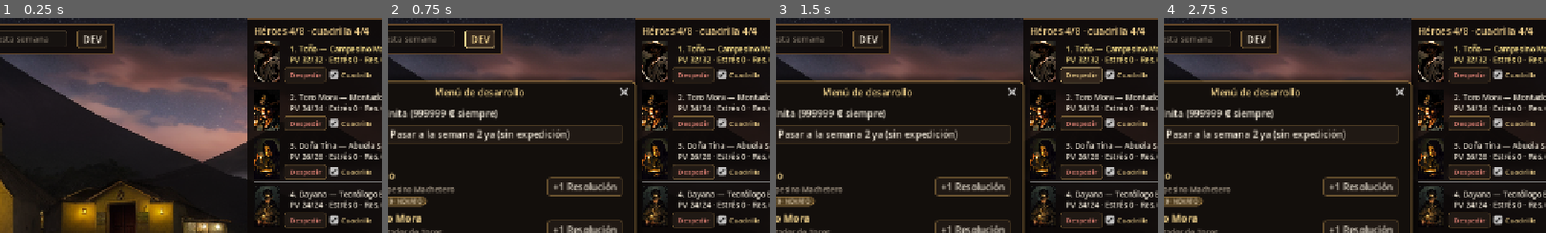
Above: before the commit, frames 1-4 (left to right).
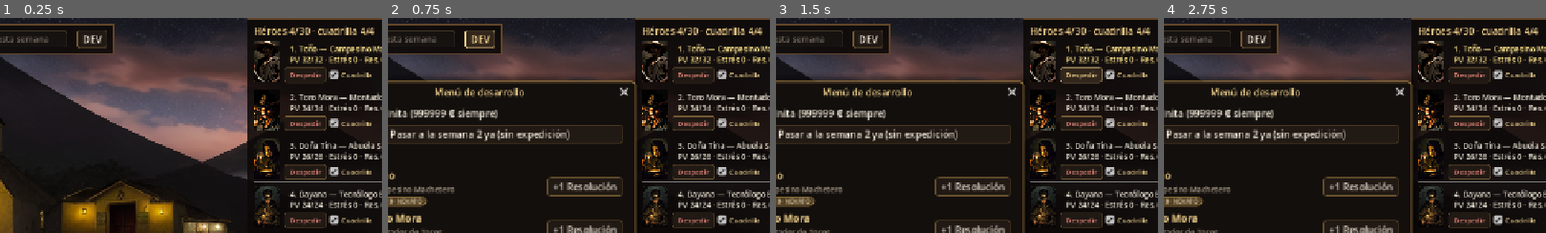
Above: after the commit, the same moments.

Repository: betexcr/darkest-tico
Game: Godot game, scene res://scenes/bootstrap/main.tscn
The game is run twice, just before and just after one commit, with the same random seed, the same clock (stepped at 60 frames per second) and the same inputs.
Inputs:
- Up to frame 1 (0.25 s): no input
- Up to frame 2 (0.75 s): click "DEV" at 0.5 s
- Up to frame 3 (1.5 s): click "Despedir" at 1.25 s
- Up to frame 4 (2.75 s): click "Cuadrilla" at 2 s
The pictures show only the part of the screen within x 38-88%, y 0-50%; the shares and areas given below are measured in that part.

The runs differ from the first frame. In frame 1, 0.5% of the frame differs, in the area x 78-98%, y 3-8%; in frame 2, 0.5%; in frame 3, 0.5%; in frame 4, 0.5%.

Commit message:
P4-22: Clínica card rows, quirk badge tooltips, 18 new Tico quirks, 30 beds
Co-Authored-By: Claude Opus 5.5 <noreply@anthropic.com>
Claude-Session: https://claude.ai/code/session_01Cq1nnfCsSoxUJverGyPeCM

Diff:
--- a/data/balance.json
+++ b/data/balance.json
@@ -109,7 +109,7 @@
   },
   "limits": {
     "_doc": "Owner 2026-11-12: tunable limits. The party size (4) stays in code: the stage, positions 1-4 and the hub are built around it.",
-    "roster_cap": 8,
+    "roster_cap": 30,
     "inventory_slots": 24,
     "recruit_pool": 3,
     "graveyard_cap": 12
--- a/data/quirks.json
+++ b/data/quirks.json
@@ -17,6 +17,22 @@
       "desc": "Cuarenta años de machete le dejaron un brazo de hierro.", "mods": { "dmg_pct": 10 } },
     { "id": "devoto_de_la_negrita", "name": "Devoto de la Negrita", "kind": "positive",
       "desc": "Hizo la romería a pie y se nota: algo lo cuida.", "mods": { "stress_pct": -5, "prot": 2 } },
+    { "id": "ojo_de_boyero", "name": "Ojo de boyero", "kind": "positive",
+      "desc": "Ve venir el aguacero y la emboscada desde el otro potrero.", "mods": { "accuracy": 3, "dodge": 2 } },
+    { "id": "mano_de_tortillera", "name": "Mano de tortillera", "kind": "positive",
+      "desc": "Palmea mil tortillas al día: cada golpe sale parejito y certero.", "mods": { "accuracy": 3, "crit": 1 } },
+    { "id": "aguantador", "name": "Aguantador", "kind": "positive",
+      "desc": "Tres turnos seguidos en la bananera. Esto no es nada.", "mods": { "prot": 3, "stress_pct": -5 } },
+    { "id": "lengua_de_serenata", "name": "Lengua de serenata", "kind": "positive",
+      "desc": "Canta boleros en lo oscuro y a todos se les pasa el susto.", "mods": { "stress_pct": -8 } },
+    { "id": "patas_de_cabro", "name": "Patas de cabro", "kind": "positive",
+      "desc": "Creció subiendo y bajando cuestas en Tarrazú.", "mods": { "speed": 1, "dodge": 3 } },
+    { "id": "sangre_de_toreador", "name": "Sangre de toreador", "kind": "positive",
+      "desc": "Se tiró al redondel en Zapote y salió con la camisa intacta.", "mods": { "crit": 2, "dmg_pct": 5 } },
+    { "id": "mas_tico_que_el_gallo_pinto", "name": "Más tico que el gallo pinto", "kind": "positive",
+      "desc": "Con un cafecito y un pinto aguanta lo que le echen.", "mods": { "prot": 2, "stress_pct": -5 } },
+    { "id": "chispa", "name": "Chispa", "kind": "positive",
+      "desc": "Despierto, rápido y con la respuesta en la punta de la lengua.", "mods": { "speed": 1, "crit": 2 } },
 
     { "id": "miedo_a_la_oscuridad", "name": "Le tiene miedo a la oscuridad", "kind": "negative",
       "desc": "Duerme con la luz prendida desde chiquito.", "mods": { "stress_pct": 10 } },
@@ -34,12 +50,32 @@
       "desc": "Desde lo del padre no pone un pie en la iglesia.", "mods": { "stress_pct": 5 }, "refuses": ["iglesia"] },
     { "id": "no_le_entra_el_guaro", "name": "No le entra el guaro", "kind": "negative",
       "desc": "Una vez se tomó uno y todavía se acuerda. A la cantina no va.", "mods": { "dmg_pct": -5 }, "refuses": ["cantina"] },
+    { "id": "torta_andante", "name": "Torta andante", "kind": "negative",
+      "desc": "Si algo se puede regar, lo riega. Si se puede caer, se cae.", "mods": { "accuracy": -3, "dodge": -2 } },
+    { "id": "chismoso", "name": "Chismoso", "kind": "negative",
+      "desc": "Cuenta todo lo que vio en el sótano, con detalles inventados. Nadie descansa.", "mods": { "stress_pct": 8 } },
+    { "id": "manos_de_mantequilla", "name": "Manos de mantequilla", "kind": "negative",
+      "desc": "Se le resbala el machete en el peor momento.", "mods": { "crit": -2, "dmg_pct": -5 } },
+    { "id": "goma_eterna", "name": "Goma eterna", "kind": "negative",
+      "desc": "Lo de anoche en las fiestas todavía le pesa. Cada día.", "mods": { "speed": -1, "accuracy": -3 } },
+    { "id": "alma_de_feriado", "name": "Alma de feriado", "kind": "negative",
+      "desc": "Ya está pensando en el puente del lunes. El trabajo, después.", "mods": { "speed": -2, "stress_pct": 5 } },
+    { "id": "corazon_de_pollo", "name": "Corazón de pollo", "kind": "negative",
+      "desc": "Brinca con el ruido de una iguana. Imagínese con un espanto.", "mods": { "stress_pct": 10, "dodge": -2 } },
+    { "id": "pleitero", "name": "Pleitero", "kind": "negative",
+      "desc": "Se mete en el pleito ajeno y siempre sale golpeado.", "mods": { "prot": -3, "dodge": -2 } },
+    { "id": "pereza_de_misa", "name": "Le tiene pereza a la misa", "kind": "negative",
+      "desc": "Dice que el padre habla muy largo. Prefiere sufrir en la casa.", "mods": { "stress_pct": 3 }, "refuses": ["iglesia"] },
 
     { "id": "dengue", "name": "Dengue", "kind": "disease",
       "desc": "Un zancudo del sótano. Fiebre, dolor de huesos y cero ganas.", "mods": { "speed": -2, "dmg_pct": -10 } },
     { "id": "tos_de_perro", "name": "Tos de perro", "kind": "disease",
       "desc": "Una tos seca que no lo deja ni apuntar ni dormir.", "mods": { "accuracy": -5, "stress_pct": 5 } },
     { "id": "mal_de_ojo", "name": "Mal de ojo", "kind": "disease",
-      "desc": "Alguien en el sótano le echó el ojo. Nada le sale bien.", "mods": { "crit": -3, "stress_pct": 10 } }
+      "desc": "Alguien en el sótano le echó el ojo. Nada le sale bien.", "mods": { "crit": -3, "stress_pct": 10 } },
+    { "id": "sereno", "name": "Sereno", "kind": "disease",
+      "desc": "Anduvo de noche sin abrigo y le cayó el sereno. Moquea y tiembla.", "mods": { "speed": -1, "prot": -3 } },
+    { "id": "empacho", "name": "Empacho", "kind": "disease",
+      "desc": "Se comió las sobras del sótano. La abuela le jala el cuerito y nada.", "mods": { "dodge": -3, "dmg_pct": -5 } }
   ]
 }
--- a/scripts/hacienda/hacienda_hub.gd
+++ b/scripts/hacienda/hacienda_hub.gd
@@ -400,27 +400,39 @@
 		_add_clinic_button(h, closed)
 
 
+## One card row per hero, like the Terminal's (owner 2026-11-19): portrait, name, class
+## and resolve; PV and stress; the quirk badges (hover: what each does); "Tratar" opens
+## the hero's Clínica card.
 func _add_clinic_button(h: Dictionary, closed: bool = false) -> void:
+	var panel := PanelContainer.new()
+	panel.add_theme_stylebox_override("panel", CardScript.flat(Color(0.1, 0.075, 0.06), Color(0.5, 0.38, 0.22, 0.7), 1, 4, 10))
 	var row := HBoxContainer.new()
-	row.add_theme_constant_override("separation", 10)
-	row.add_child(HeroCardScript.header(h, 40.0))
-	row.get_child(0).size_flags_horizontal = Control.SIZE_EXPAND_FILL
-	var b = CardButtonScript.new()
+	row.add_theme_constant_override("separation", 14)
+	panel.add_child(row)
+	var head: Control = HeroCardScript.header(h, 56.0)
+	head.custom_minimum_size = Vector2(230, 0)
+	row.add_child(head)
+	var info := VBoxContainer.new()
+	info.size_flags_horizontal = Control.SIZE_EXPAND_FILL
+	info.add_theme_constant_override("separation", 6)
 	var qs: Array = QuirksScript.of(h)
-	var n: int = qs.size()
-	b.text = "Clínica de Espantos — rasgos de %s (%d)" % [h.get("name", "?"), n]
-	b.custom_minimum_size = Vector2(250, 0)
+	var stay: String = " · en la Clínica esta semana" if GameState.in_clinic(h) else ""
+	info.add_child(CardScript.label("PV %d/%d · Estrés %d%s" % [int(h.get("hp", 0)), int(h.get("hp_max", 0)), int(h.get("stress", 0)), stay], 13, CardScript.TEXT, false))
+	if qs.is_empty():
+		info.add_child(CardScript.label("Sin rasgos ni enfermedades.", 12, CardScript.MUTED, false))
+	else:
+		info.add_child(HeroCardScript.quirk_chips(h))
+	row.add_child(info)
+	var b := Button.new()
+	b.text = "Tratar\n(%d)" % qs.size()
+	b.custom_minimum_size = Vector2(110, 0)
 	b.size_flags_vertical = Control.SIZE_SHRINK_CENTER
-	b.clip_text = true
-	b.tooltip_text = "Clínica de Espantos\nQuitar rasgos malos, fijar o quitar los buenos y curar enfermedades."
-	var names: Array = qs.map(func(e): return str(QuirksScript.get_quirk(str(e["id"])).get("name", "")))
-	b.card = func(): return CardScript.text_card("Rasgos de %s" % h.get("name", "?"),
-		["Quitar rasgos malos, fijar o quitar los buenos y curar enfermedades."], names,
-		"Clic para abrir su ficha." if n > 0 else "%s no tiene rasgos ni enfermedades." % h.get("name", "?"))
-	b.disabled = n == 0 or closed
+	b.disabled = qs.is_empty() or closed
+	b.tooltip_text = "Clínica de Espantos — cerrada esta semana" if closed else ("Clínica de Espantos\nQuitar rasgos malos, fijar o quitar los buenos y curar enfermedades de %s." % h.get("name", "?"))
 	b.pressed.connect(_show_clinic.bind(h))
 	row.add_child(b)
-	_clinic_box.add_child(row)
+	panel.set_meta("treat", b)
+	_clinic_box.add_child(panel)
 
 
 ## The Clínica card for one hero (P3-06, restyled P4-15): hero header, then one row per
--- a/scripts/ui/hero_card.gd
+++ b/scripts/ui/hero_card.gd
@@ -56,8 +56,24 @@
 	for e in QuirksScript.of(h):
 		var q: Dictionary = QuirksScript.get_quirk(str(e["id"]))
 		var name: String = str(q.get("name", "")) + (" · fijado" if bool(e.get("locked", false)) else "")
-		flow.add_child(C.chip(name, QUIRK_COLORS.get(str(q.get("kind", "")), C.MUTED), 10))
+		var chip: Control = C.chip(name, QUIRK_COLORS.get(str(q.get("kind", "")), C.MUTED), 10)
+		chip.tooltip_text = quirk_tooltip(str(e["id"]), bool(e.get("locked", false)))
+		chip.mouse_filter = Control.MOUSE_FILTER_STOP
+		flow.add_child(chip)
 	return flow
+
+
+## Tooltip for a quirk badge (owner 2026-11-19): name, kind, flavour, then what it does.
+static func quirk_tooltip(id: String, locked: bool = false) -> String:
+	var q: Dictionary = QuirksScript.get_quirk(id)
+	var kind: String = {"positive": "Rasgo bueno", "negative": "Rasgo malo", "disease": "Enfermedad"}.get(str(q.get("kind", "")), "")
+	var lines: PackedStringArray = PackedStringArray(["%s — %s" % [q.get("name", id), kind], str(q.get("desc", "")),
+		"Efecto: " + QuirksScript.mods_text(id)])
+	if locked:
+		lines.append("Fijado: no se pierde con rasgos nuevos.")
+	elif str(q.get("kind", "")) == "disease":
+		lines.append("Se cura en la Clínica de Espantos.")
+	return "\n".join(lines)
 
 
 static func build(h: Dictionary, note: String = "", warning: String = "", extra_lines: Array = []) -> Control:
--- a/tests/test_quirks.gd
+++ b/tests/test_quirks.gd
@@ -140,8 +140,20 @@
 	var hub = load("res://scenes/hacienda/hacienda_hub.tscn").instantiate()
 	root.add_child(hub)
 	await process_frame
-	var clinic: Array = hub._clinic_box.get_children().filter(func(c): return c is HBoxContainer and str(c.get_child(1).text).begins_with("Clínica de Espantos"))
-	_check(clinic.size() == gs.roster.size(), "the Clínica window has a button for every hero (P4-17)")
+	var clinic: Array = hub._clinic_box.get_children().filter(func(c): return c.has_meta("treat") and str(c.get_meta("treat").text).begins_with("Tratar"))
+	_check(clinic.size() == gs.roster.size(), "the Clínica window has a card row with a Tratar button for every hero")
+	var tip: String = load("res://scripts/ui/hero_card.gd").quirk_tooltip("pura_vida")
+	_check(tip.begins_with("Pura vida — Rasgo bueno") and tip.contains("estrés"), "a quirk badge's tooltip has its name, kind, flavour and effect")
+	var pc: Array = []
+	for row in clinic:
+		var stack: Array = [row]
+		while not stack.is_empty():
+			var n: Node = stack.pop_back()
+			stack.append_array(n.get_children())
+			if n is Control and str(n.tooltip_text).contains("Rasgo") or (n is Control and str(n.tooltip_text).contains("Enfermedad")):
+				pc.append(n)
+	var with_q: int = gs.roster.filter(func(h): return not QuirksScript.of(h).is_empty()).size()
+	_check(with_q == 0 or not pc.is_empty(), "the Clínica rows list each hero's quirk badges, with tooltips")
 	hub._show_clinic(gs.roster[0])
 	await process_frame
 	var dlg: Array = hub.get_children().filter(func(c): return c is AcceptDialog)
Not shown, changed: docs/12-phase-plan.md
Not shown, changed: docs/HANDOFF.md
